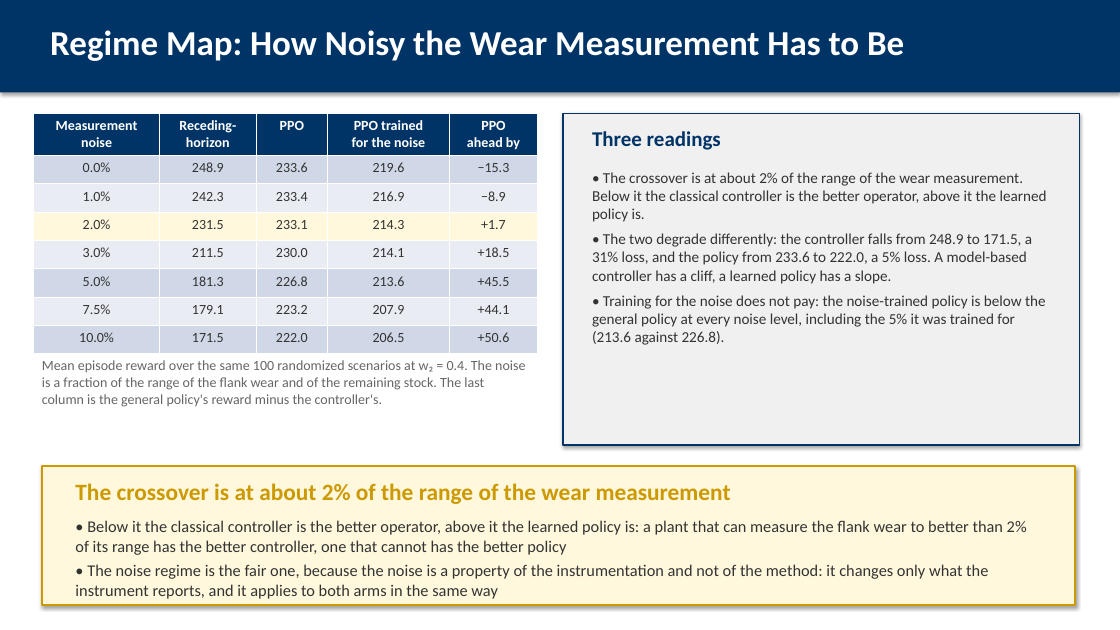
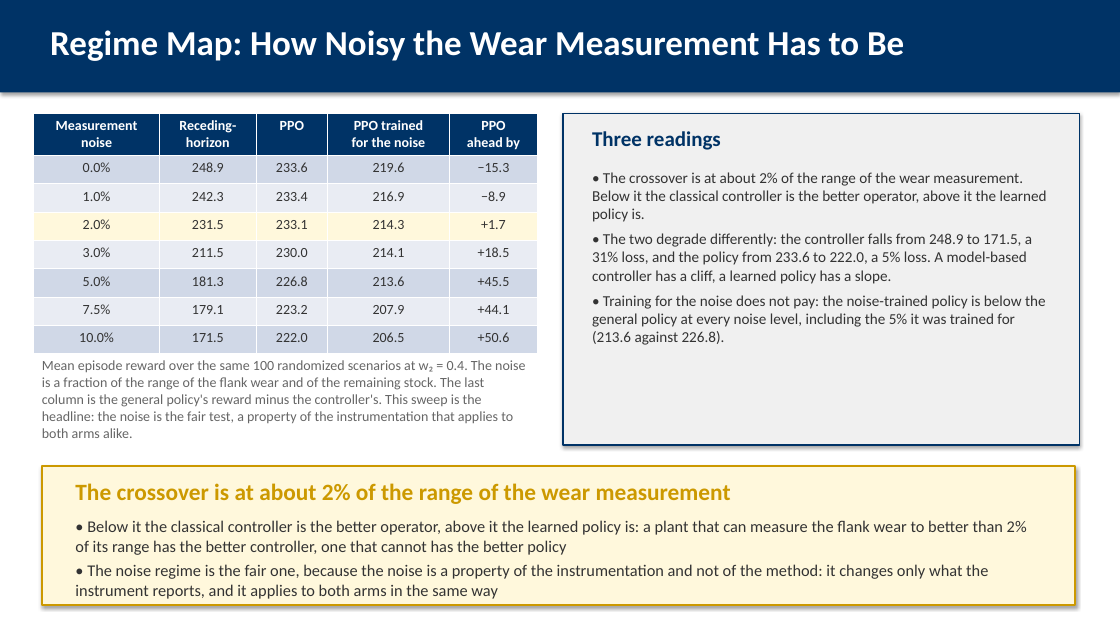
Before and after one commit to AbhinandIITM/AI-in-Mfg, a slide deck: slide 17 of report/presentation.pptx. Drawn at 1120x630 pixels with LibreOffice and Linux fonts; fonts in the diff are those of the drawing. Boxes give left, top, right and bottom in pixels: in the first picture for what was removed or moved away, otherwise in the second. Text is boxed around its words. In the diff, an @@ line names an element or a change of style, - is before the commit and + after.

Commit message:
docs: the model error sweep is supporting evidence in every document
The noise sweep stays the headline, because the noise is a property of the
instrumentation and applies to both arms in the same way, and the model
error sweep follows as the supporting evidence, with its table, its three
readings and the fairness decisions that make it a fair test: the same
belief to both arms, the error in the damaging direction, both arms the
general ones.

The report is 42 pages with 12 figures, the deck 38 frames with no
overflowing frame, the PowerPoint file 33 slides. The results index
describes the robustness figure as the six cases it now shows.

```diff
--- a/report/presentation.pptx
+++ b/report/presentation.pptx
@@ text at bbox=[42, 360, 525, 438]: text changed @@
-Mean episode reward over the same 100 randomized scenarios at w₂ = 0.4. The noise is a fraction of the range of the flank wear and of the remaining stock. The last column is the general policy's reward minus the controller's.
+Mean episode reward over the same 100 randomized scenarios at w₂ = 0.4. The noise is a fraction of the range of the flank wear and of the remaining stock. The last column is the general policy's reward minus the controller's. This sweep is the headline: the noise is the fair test, a property of the instrumentation that applies to both arms alike.
```
Also in this commit, not shown: 7 other slides changed, 1 slide added, 10 other files.
